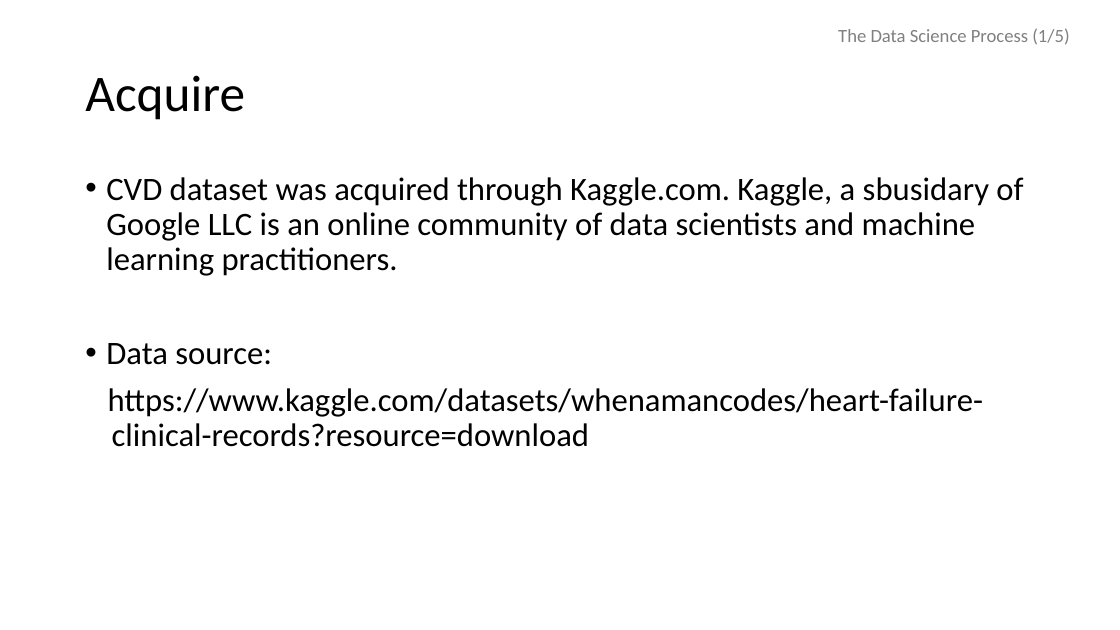
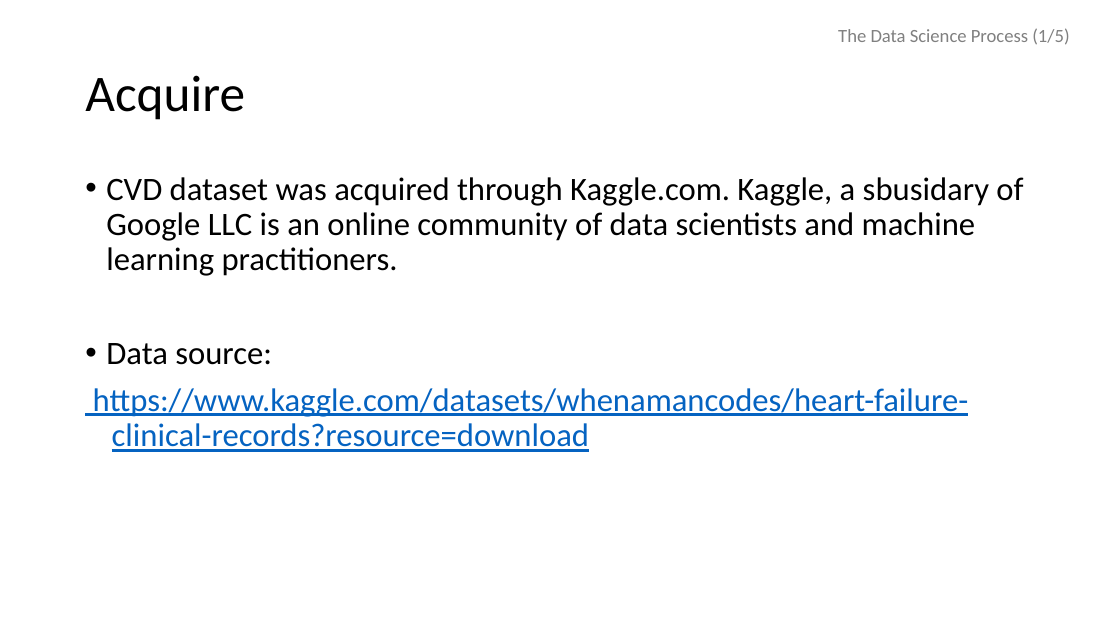
Before and after one commit to kurtgrothe/ANA500, a slide deck: slide 7 of Grothe_ANA500_Micro-Project.pptx. Drawn at 1120x630 pixels with LibreOffice and Linux fonts; fonts in the diff are those of the drawing. Boxes give left, top, right and bottom in pixels: in the first picture for what was removed or moved away, otherwise in the second. Text is boxed around its words. In the diff, an @@ line names an element or a change of style, - is before the commit and + after.

```diff
--- a/Grothe_ANA500_Micro-Project.pptx
+++ b/Grothe_ANA500_Micro-Project.pptx
@@ text at box(93, 388, 969, 452): text changed; text colour #000000 to #0563C1 @@
-https://www.kaggle.com/datasets/whenamancodes/heart-failure- clinical-records?resource=download
+https://www.kaggle.com/datasets/whenamancodes/heart-failure-clinical-records?resource=download
```
Also in this commit, not shown: 4 other slides changed, 5 slides added, 1 other file.
